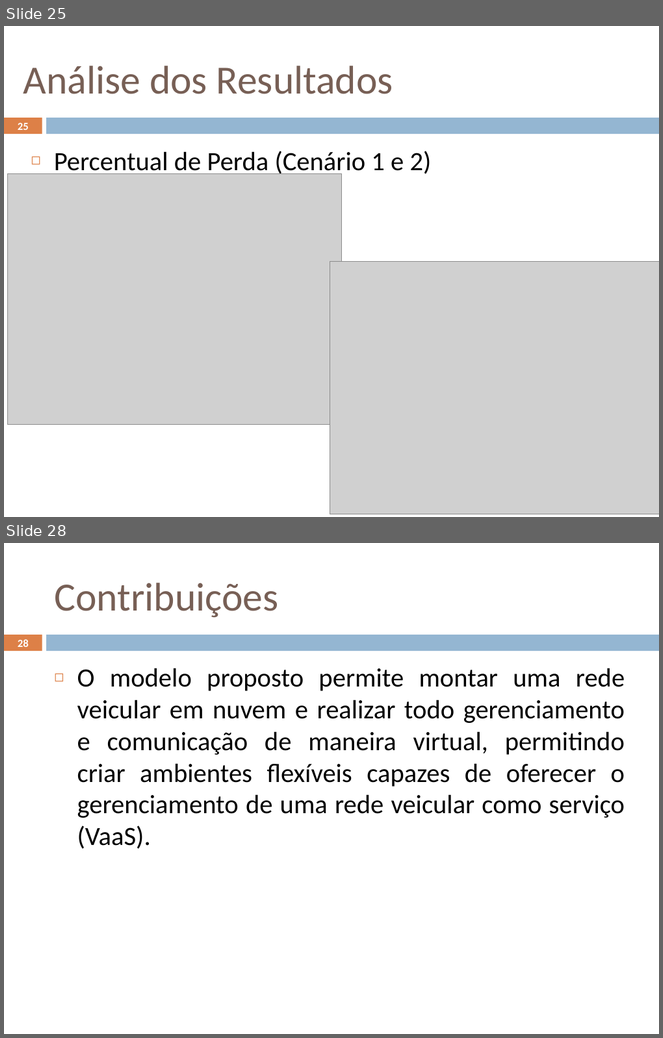
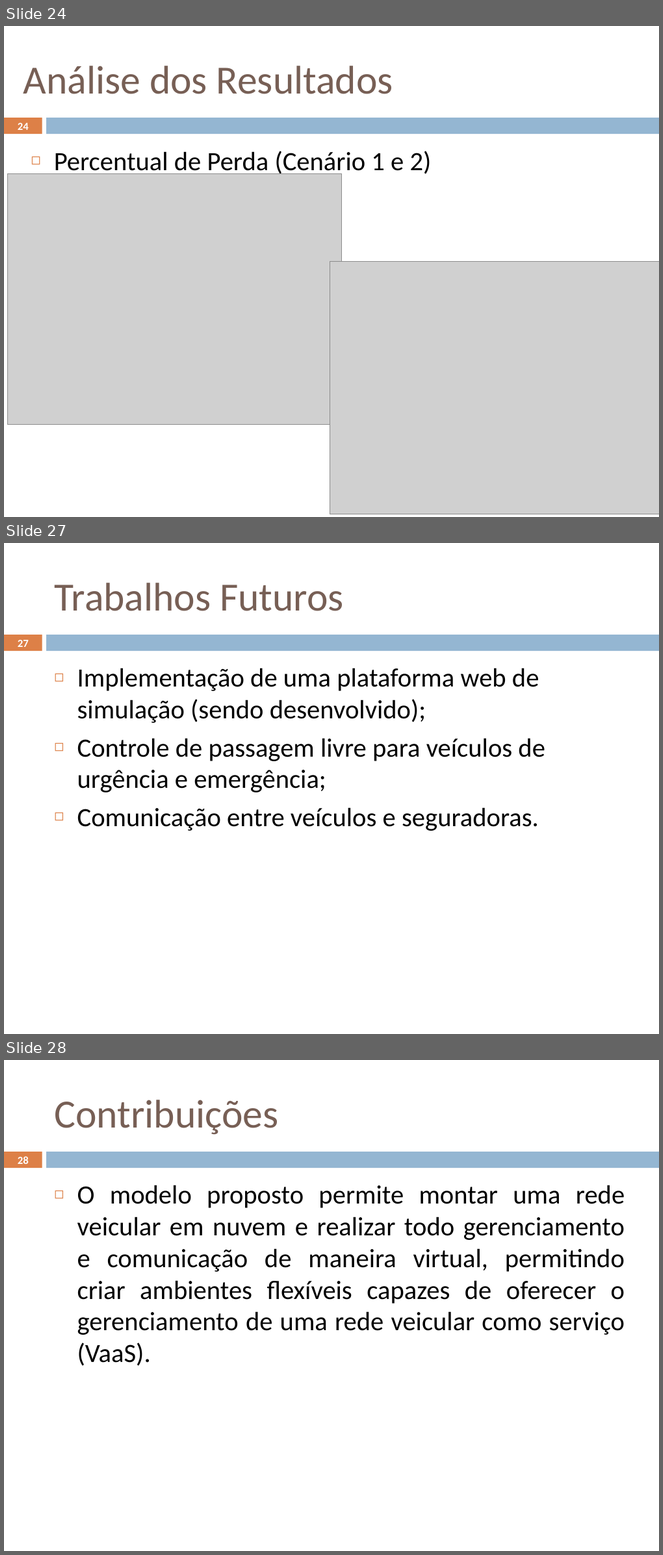
Before and after one commit to geoleite/Mestrado, a slide deck: Apresentacao/ApresentaçãoV1.pptx. Shown one above the other, each under a label of ours: slides 25 and 28 before the commit, slides 24, 27 and 28 after it; the slides between them are not shown. The pictures are 663x1038 and 663x1555 pixels, drawn with LibreOffice and Linux fonts; fonts in the diff are those of the drawing; grey boxes stand for pictures. Boxes give left, top, right and bottom in pixels: in the first picture for what was removed or moved away, otherwise in the second. Text is boxed around its words. In the diff, an @@ line names an element or a change of style, - is before the commit and + after.

```diff
--- a/Apresentacao/ApresentaçãoV1.pptx
+++ b/Apresentacao/ApresentaçãoV1.pptx
@@ slide 27 added at bbox=[4, 543, 659, 1034], background #FFFFFF; not listed: 2 template elements that a slide beside it also shows @@
@@ title added at bbox=[55, 583, 344, 611], 44 pt, text #775F55 @@
+Trabalhos Futuros
@@ page number added at bbox=[18, 640, 29, 647], 12 pt, text #FFFFFF, bold @@
+27
@@ text added at bbox=[77, 668, 545, 831], 29 pt, text #000000 @@
+◻ Implementação de uma plataforma web de simulação (sendo desenvolvido);
+◻ Controle de passagem livre para veículos de urgência e emergência;
+◻ Comunicação entre veículos e seguradoras.
@@ what was slide 25 is now slide 24 @@
@@ page number at bbox=[18, 123, 29, 130]: text changed @@
-25
+24
```
Also in this commit, not shown: 9 slides changed, 3 other slides added, 1 slide removed, 18 other files.
